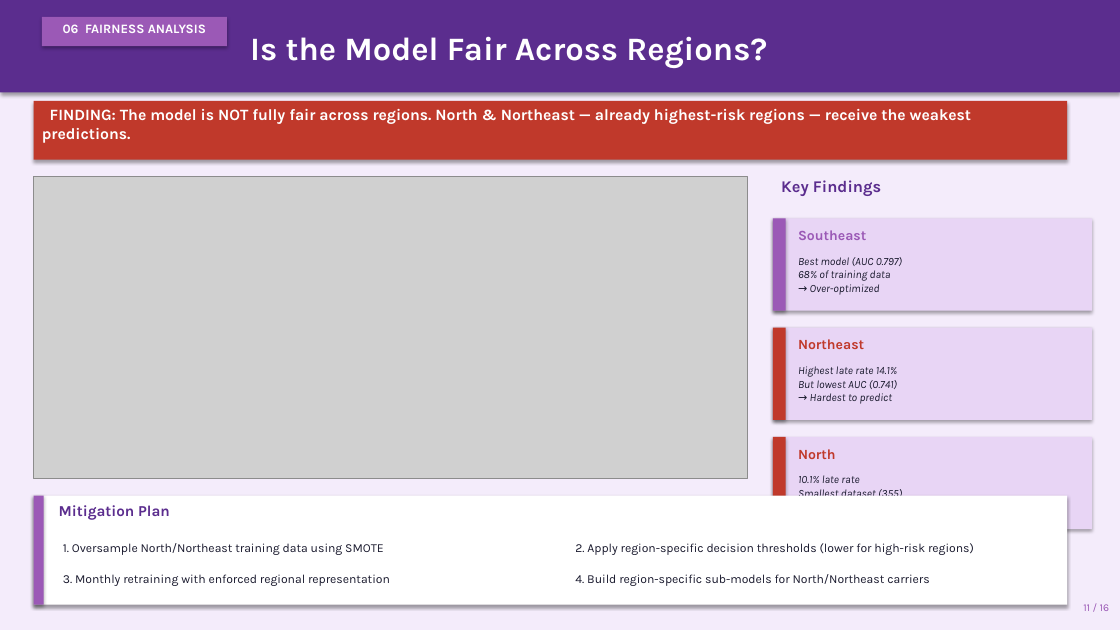
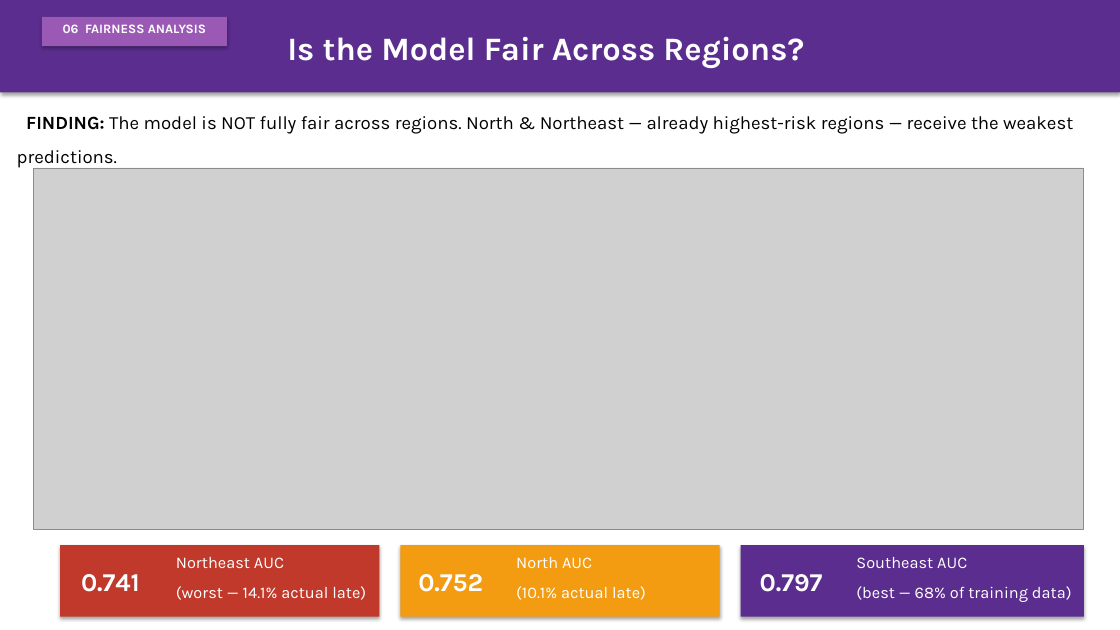
Before and after one commit to Alanood-Alyafeai/olist_analytics_AdvanceBusinessAnalytics_Project, a slide deck: slide 14 of Olist_Delivery_Intelligence_Presentation.pptx (slide 11 before the commit). Drawn at 1120x630 pixels with LibreOffice and Linux fonts; fonts in the diff are those of the drawing; grey boxes stand for pictures. Boxes give left, top, right and bottom in pixels: in the first picture for what was removed or moved away, otherwise in the second. Text is boxed around its words. In the diff, an @@ line names an element or a change of style, - is before the commit and + after.

Commit message:
Update presentation with embedded plot images (20 slides)

```diff
--- a/Olist_Delivery_Intelligence_Presentation.pptx
+++ b/Olist_Delivery_Intelligence_Presentation.pptx
@@ rectangle removed at box(0, 0, 1120, 630) @@
@@ text "Is the Model Fair Across ...": place and size @@
-text "Is the Model Fair Across ..." at box(250, 36, 767, 68)
+text "Is the Model Fair Across ..." at box(287, 36, 804, 68)
@@ text "FINDING: The model is NOT ...": place and size @@
-text "FINDING: The model is NOT ..." at box(42, 109, 971, 143)
+text "FINDING: The model is NOT ..." at box(17, 116, 1073, 168)
@@ text "FINDING: The model is NOT ..." at box(17, 116, 1073, 168): size 13.5 to 16 pt, text colour #FFFFFF to #000000, bold off; line spacing 1 to 1.5 @@
@@ rectangle removed at box(34, 101, 1067, 160) @@
@@ picture: place and size @@
-picture at box(34, 176, 748, 479)
+picture at box(34, 168, 1084, 529)
@@ text removed at box(781, 180, 881, 196) @@
-Key Findings
@@ rectangle removed at box(773, 218, 1092, 311) @@
@@ rectangle removed at box(773, 218, 786, 311) @@
@@ text removed at box(798, 230, 866, 240) @@
-Southeast
@@ text removed at box(798, 257, 902, 295) @@
-Best model (AUC 0.797)
-68% of training data
-→ Over-optimized
@@ rectangle removed at box(773, 328, 1092, 420) @@
@@ rectangle removed at box(773, 328, 786, 420) @@
@@ text removed at box(798, 339, 864, 349) @@
-Northeast
@@ text removed at box(798, 366, 897, 404) @@
-Highest late rate 14.1%
-But lowest AUC (0.741)
-→ Hardest to predict
@@ rectangle removed at box(773, 437, 1092, 529) @@
@@ rectangle removed at box(773, 437, 786, 529) @@
@@ text removed at box(798, 449, 836, 459) @@
-North
@@ text removed at box(798, 475, 902, 500) @@
-10.1% late rate
-Smallest dataset (355)
-→ Data sparsity bias
@@ rectangle removed at box(34, 496, 1067, 605) @@
@@ rectangle removed at box(34, 496, 44, 605) @@
@@ text removed at box(59, 505, 170, 520) @@
-Mitigation Plan
@@ text removed at box(63, 543, 384, 555) @@
-1. Oversample North/Northeast training data using SMOTE
@@ text removed at box(575, 543, 974, 555) @@
-2. Apply region-specific decision thresholds (lower for high-risk regions)
@@ group added at box(60, 545, 1084, 617): 6 texts, 3 rectangles @@
+0.741
+Northeast AUC
+(worst — 14.1% actual late)
+0.752
+North AUC
+(10.1% actual late)
+0.797
+Southeast AUC
+(best — 68% of training data)
@@ text removed at box(63, 574, 390, 586) @@
-3. Monthly retraining with enforced regional representation
@@ text removed at box(575, 574, 929, 586) @@
-4. Build region-specific sub-models for North/Northeast carriers
@@ text removed at box(1083, 604, 1109, 611) @@
-11 / 16
```
Also in this commit, not shown: 9 other slides changed, 8 slides added, 6 slides removed.
